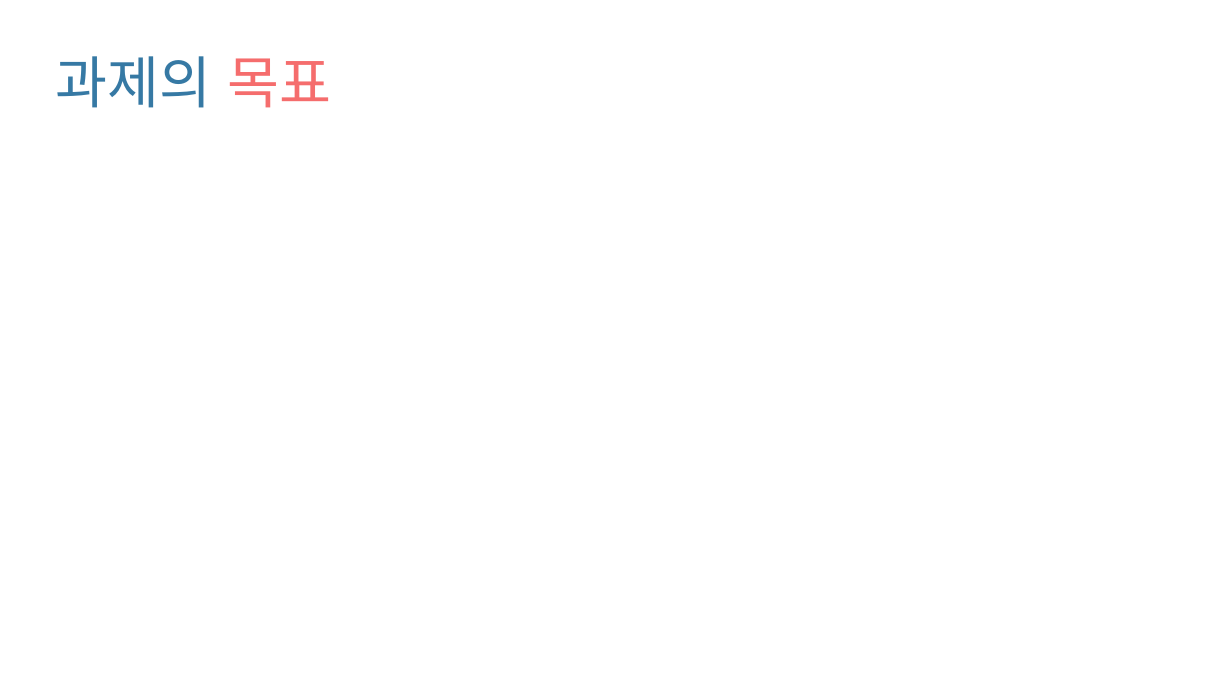
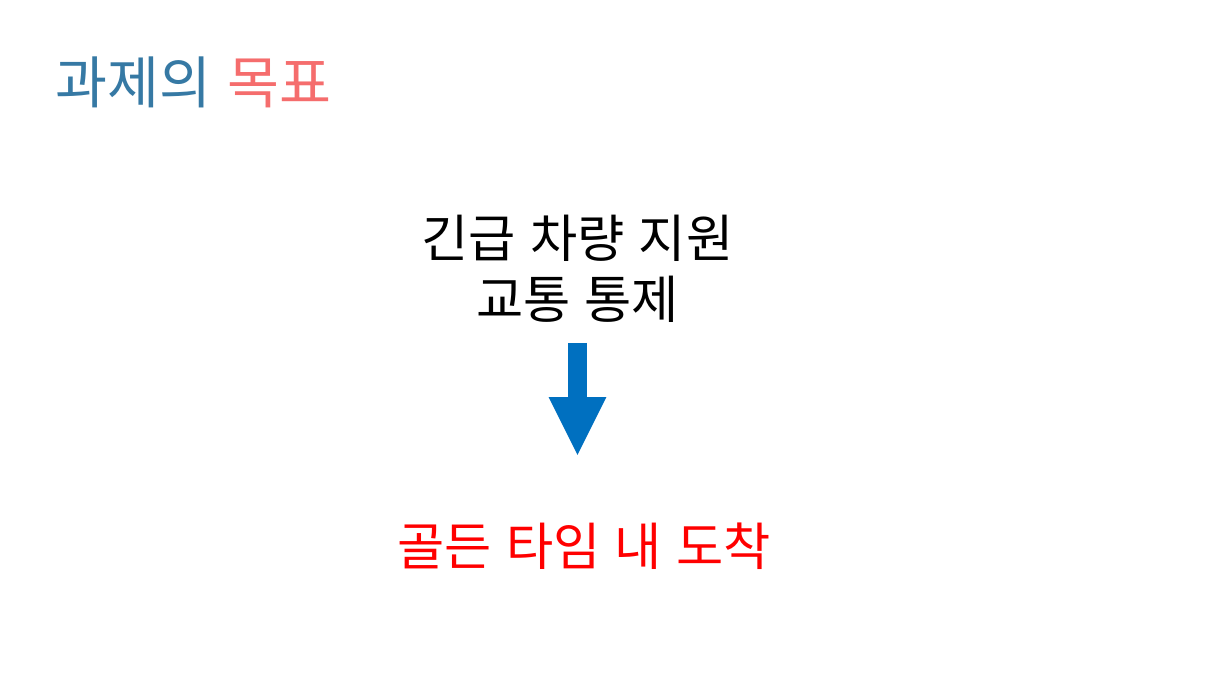
Before and after one commit to LeeJaesung2/DBASEV, a slide deck: slide 5 of docs/제안서 발표자료.pptx. Drawn at 1232x693 pixels with LibreOffice and Linux fonts; fonts in the diff are those of the drawing. Boxes give left, top, right and bottom in pixels: in the first picture for what was removed or moved away, otherwise in the second. Text is boxed around its words. In the diff, an @@ line names an element or a change of style, - is before the commit and + after.

```diff
--- a/docs/제안서 발표자료.pptx
+++ b/docs/제안서 발표자료.pptx
@@ text added at bbox=[422, 214, 733, 322], 40 pt, text #000000 @@
+긴급 차량 지원
+교통 통제
@@ arrow added from (578, 343) to (578, 455), #0070C0 15 pt @@
@@ text added at bbox=[398, 522, 770, 569], 40 pt, text #FF0000 @@
+골든 타임 내 도착
```
Also in this commit, not shown: 4 other slides changed, 4 slides added.
